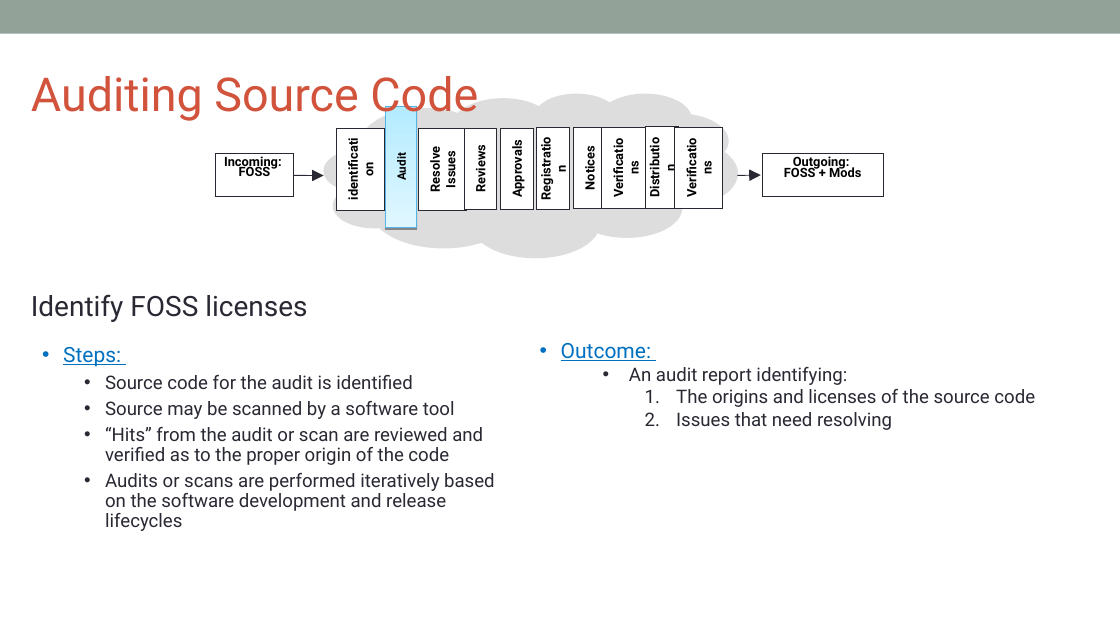
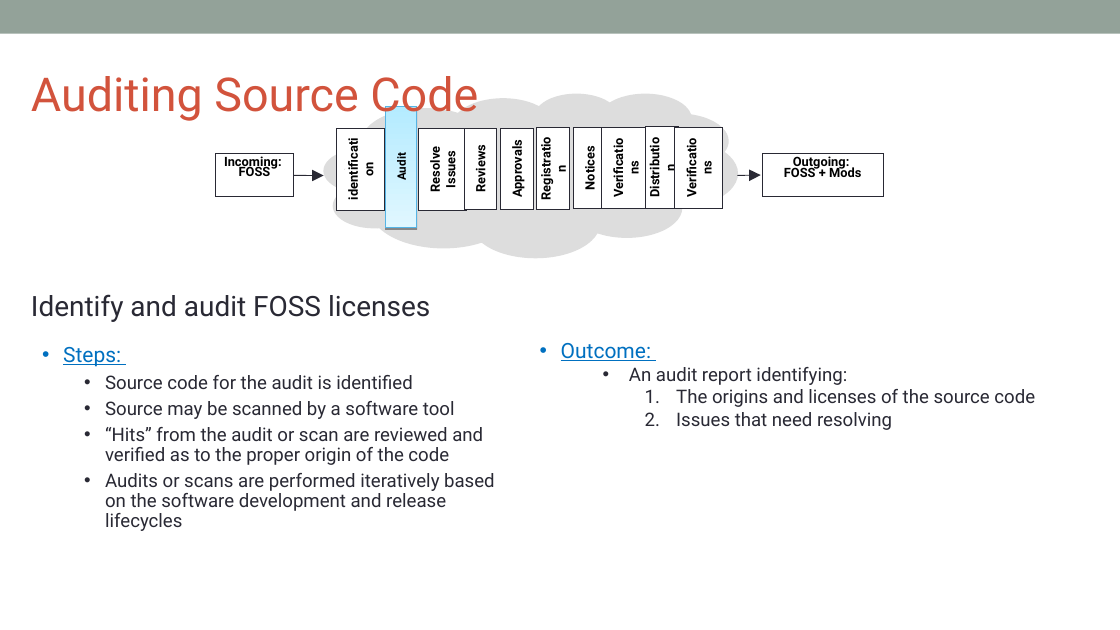
Before and after one commit to OpenChain-Project/Curriculum, a slide deck: slide 57 of slides/openchain-curriculum-for-1-1.odp. Drawn at 1120x630 pixels with LibreOffice and Linux fonts; fonts in the diff are those of the drawing; background and template pictures are left out. Boxes give left, top, right and bottom in pixels: in the first picture for what was removed or moved away, otherwise in the second. Text is boxed around its words. In the diff, an @@ line names an element or a change of style, - is before the commit and + after.

```diff
--- a/slides/openchain-curriculum-for-1-1.odp
+++ b/slides/openchain-curriculum-for-1-1.odp
@@ text at bbox=[31, 294, 430, 322]: text changed @@
-Identify FOSS licenses
+Identify and audit FOSS licenses
```
Also in this commit, not shown: 2 other slides changed.
